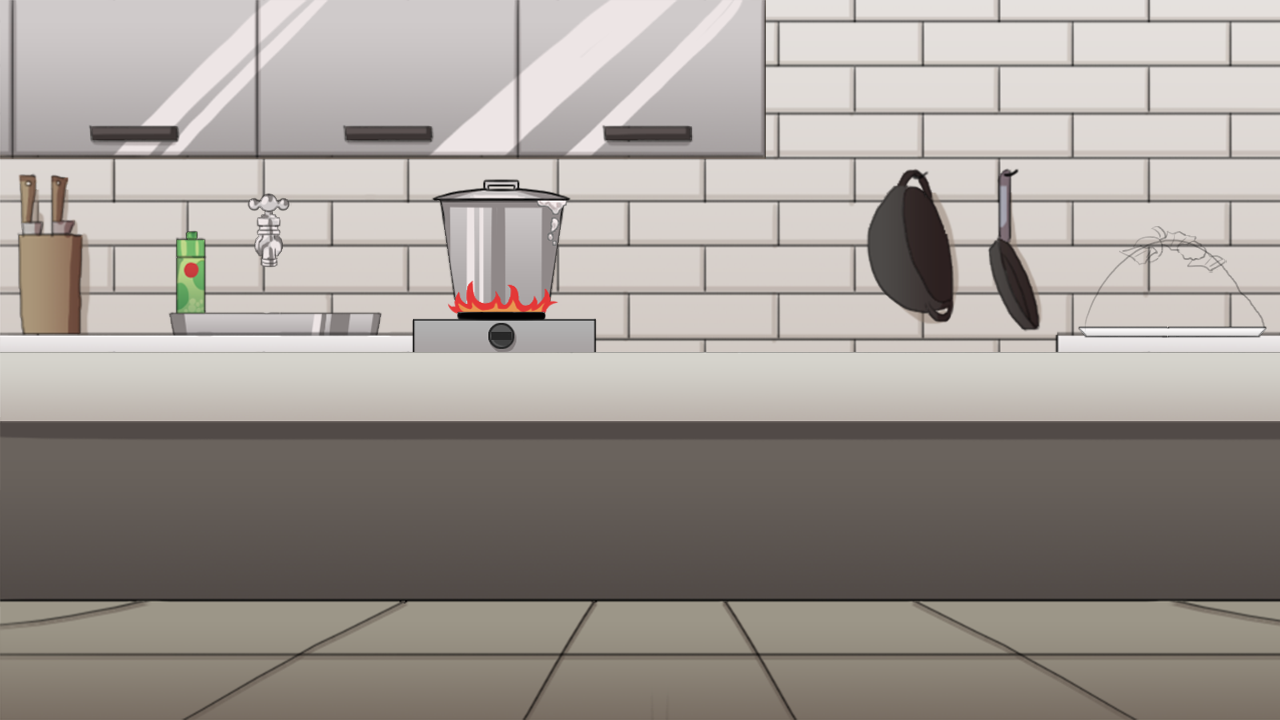
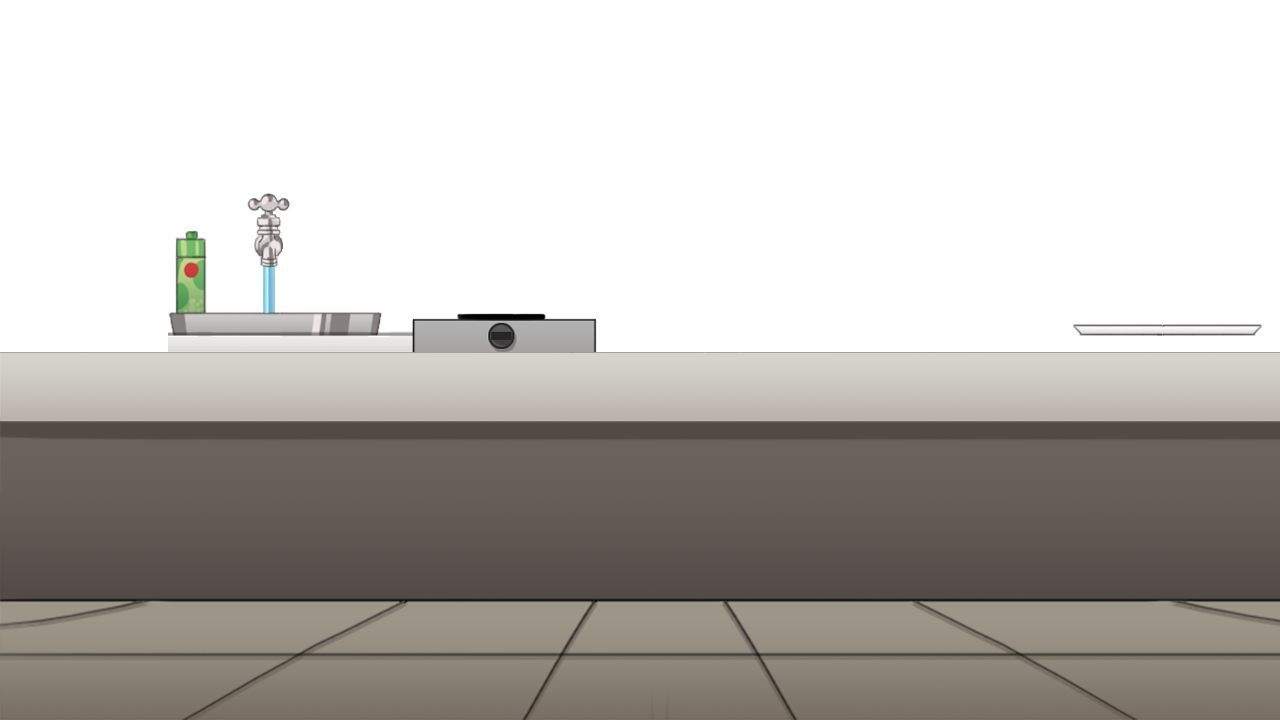
Two versions of the same layered image (1280x720). Layer-by-layer changes:
hid "レイヤー 11" over (1119, 226, 1227, 273)
renamed "レイヤー 10" to "레이어 3", painted on it over (1072, 239, 1268, 338)
hid "closet" over (0, 0, 766, 159)
hid "レイヤー 8" over (866, 166, 1043, 332)
removed layer "レイヤー 9" over (431, 178, 573, 319)
added layer "수도꼭지" above "뒷테이블" over (168, 193, 454, 352)
renamed "レイヤー 3" to "뒷테이블", hid it, painted on it over (0, 172, 1280, 353)
renamed "レイヤー 6" to "물", showed it over (263, 265, 275, 314)
renamed "kabe" to "벽", hid it over (0, 0, 1280, 352)
